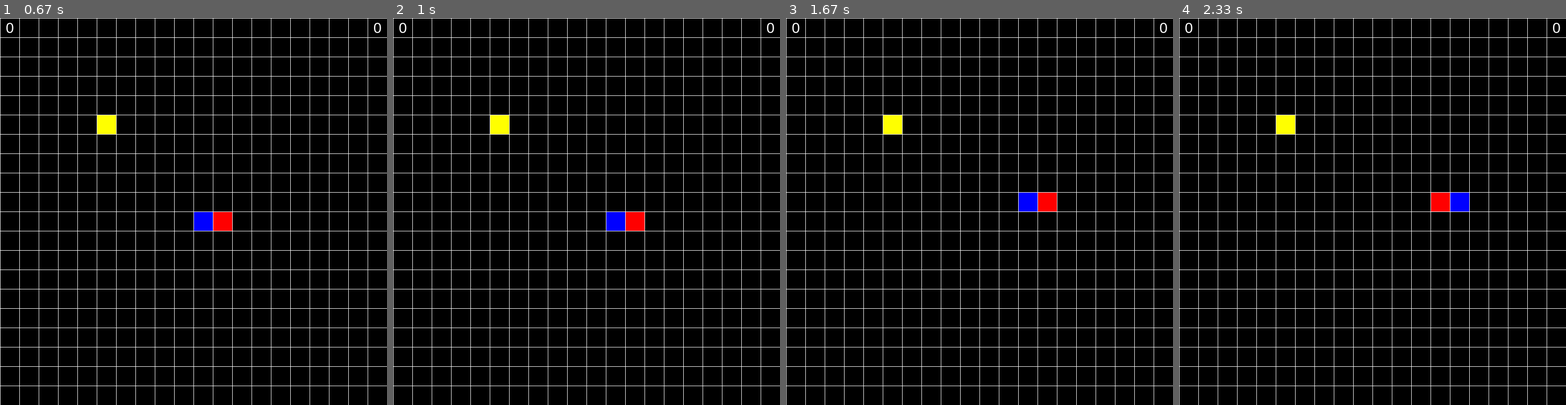
Above: before the commit, frames 1-4 (left to right).
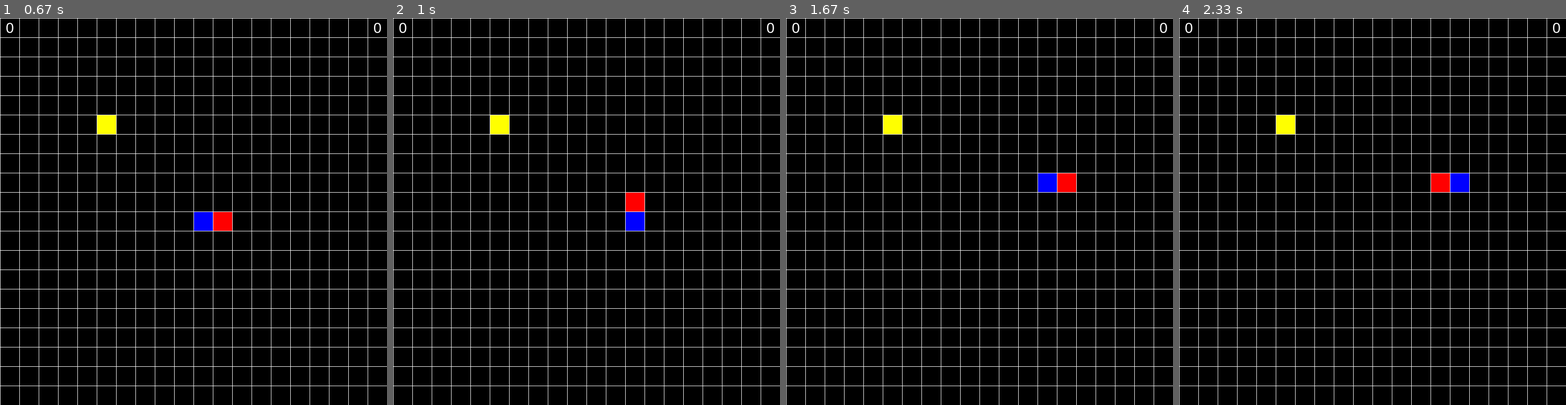
Above: after the commit, the same moments.

Repository: dlmashka/PP2_labs
Game: pygame game, started from Lab8/Snake.py
The game is run twice, just before and just after one commit, with the same random seed, the same clock (stepped at 60 frames per second) and the same inputs.
Inputs:
- Up to frame 1 (0.67 s): hold Right from 0.33 s (still down)
- Up to frame 2 (1 s): release Right at 0.8 s; hold Up from 0.83 s (still down)
- Up to frame 3 (1.67 s): release Up at 1.25 s; hold Right from 1.28 s (still down)
- Up to frame 4 (2.33 s): release Right at 1.8 s; hold Left from 1.83 s (still down)

Frame 1 is identical in both runs. In frame 2, 0.7% of the frame differs, in the area x 55-65%, y 45-55%; in frame 3, 1.0%, in the area x 60-75%, y 40-50%; in frame 4, 1.0%.

Commit message:
commit number?

Diff:
--- a/Lab8/Paint.py
+++ b/Lab8/Paint.py
@@ -75,75 +75,76 @@
 
 
 
-def drawSquare(screen, start, end, color):
-    x1 = start[0]
-    x2 = end[0]
-    y1 = start[1]
-    y2 = end[1]
-    mn = min(abs(x2 - x1), abs(y2 - y1))
-
-
-    if x2 > x1 and y2 > y1:
-        pygame.draw.rect(screen, pygame.Color(color), (x1, y1, mn, mn))
-    if y2 > y1 and x1 > x2:
-        pygame.draw.rect(screen, pygame.Color(color), (x2, y1, mn, mn))
-    if x1 > x2 and y1 > y2:
-        pygame.draw.rect(screen, pygame.Color(color), (x2, y2, mn, mn))
-    if x2 > x1 and y1 > y2:
-        pygame.draw.rect(screen, pygame.Color(color), (x1, y2, mn, mn))
-
-def drawRightTriangle(screen, start, end, color):
-    x1 = start[0]
-    x2 = end[0]
-    y1 = start[1]
-    y2 = end[1]
-
-    if x2 > x1 and y2 > y1:
-        pygame.draw.polygon(screen, pygame.Color(color), ((x1, y1), (x2, y2), (x1, y2)))
-    if y2 > y1 and x1 > x2:
-        pygame.draw.polygon(screen, pygame.Color(color), ((x1, y1), (x2, y2), (x1, y2)))
-    if x1 > x2 and y1 > y2:
-        pygame.draw.polygon(screen, pygame.Color(color), ((x1, y1), (x2, y2), (x2, y1)))
-    if x2 > x1 and y1 > y2:
-        pygame.draw.polygon(screen, pygame.Color(color), ((x1, y1), (x2, y2), (x2, y1)))
-
-
-def drawEquilateralTriangle(screen, start, end, width, color):
-    x1 = start[0]
-    x2 = end[0]
-    y1 = start[1]
-    y2 = end[1]
-
-    width_b = abs(x2 - x1)
-    height = (3**0.5) * width_b / 2
-
-    if y2 > y1:
-        pygame.draw.polygon(screen, pygame.Color(color), ((x1, y2), (x2, y2), ((x1 + x2) / 2, y2 - height)), width)
-    else:
-        pygame.draw.polygon(screen, pygame.Color(color), ((x1, y1), (x2, y1), ((x1 + x2) / 2, y1 - height)))
-
-
-def drawRhombus(screen, start, end, width, color):
-    x1 = start[0]
-    x2 = end[0]
-    y1 = start[1]
-    y2 = end[1]
-    pygame.draw.lines(screen, pygame.Color(color), True, (((x1 + x2) / 2, y1), (x1, (y1 + y2) / 2), ((x1 + x2) / 2, y2), (x2, (y1 + y2) / 2)), width)
+# def drawSquare(screen, start, end, color):
+#     x1 = start[0]
+#     x2 = end[0]
+#     y1 = start[1]
+#     y2 = end[1]
+#     mn = min(abs(x2 - x1), abs(y2 - y1))
+
+
+#     if x2 > x1 and y2 > y1:
+#         pygame.draw.rect(screen, pygame.Color(color), (x1, y1, mn, mn))
+#     if y2 > y1 and x1 > x2:
+#         pygame.draw.rect(screen, pygame.Color(color), (x2, y1, mn, mn))
+#     if x1 > x2 and y1 > y2:
+#         pygame.draw.rect(screen, pygame.Color(color), (x2, y2, mn, mn))
+#     if x2 > x1 and y1 > y2:
+#         pygame.draw.rect(screen, pygame.Color(color), (x1, y2, mn, mn))
+
+# def drawRightTriangle(screen, start, end, color):
+#     x1 = start[0]
+#     x2 = end[0]
+#     y1 = start[1]
+#     y2 = end[1]
+
+#     if x2 > x1 and y2 > y1:
+#         pygame.draw.polygon(screen, pygame.Color(color), ((x1, y1), (x2, y2), (x1, y2)))
+#     if y2 > y1 and x1 > x2:
+#         pygame.draw.polygon(screen, pygame.Color(color), ((x1, y1), (x2, y2), (x1, y2)))
+#     if x1 > x2 and y1 > y2:
+#         pygame.draw.polygon(screen, pygame.Color(color), ((x1, y1), (x2, y2), (x2, y1)))
+#     if x2 > x1 and y1 > y2:
+#         pygame.draw.polygon(screen, pygame.Color(color), ((x1, y1), (x2, y2), (x2, y1)))
+
+
+# def drawEquilateralTriangle(screen, start, end, width, color):
+    # x1 = start[0]
+    # x2 = end[0]
+    # y1 = start[1]
+    # y2 = end[1]
+#
+    # width_b = abs(x2 - x1)
+    # height = (3**0.5) * width_b / 2
+#
+    # if y2 > y1:
+        # pygame.draw.polygon(screen, pygame.Color(color), ((x1, y2), (x2, y2), ((x1 + x2) / 2, y2 - height)), width)
+    # else:
+        # pygame.draw.polygon(screen, pygame.Color(color), ((x1, y1), (x2, y1), ((x1 + x2) / 2, y1 - height)))
+
+
+# def drawRhombus(screen, start, end, width, color):
+    # x1 = start[0]
+    # x2 = end[0]
+    # y1 = start[1]
+    # y2 = end[1]
+    # pygame.draw.lines(screen, pygame.Color(color), True, (((x1 + x2) / 2, y1), (x1, (y1 + y2) / 2), ((x1 + x2) / 2, y2), (x2, (y1 + y2) / 2)), width)
 
 print('''
 r - прямоугольник
 c - круг
-s - квадрат
-t - прямоугольный треугольник
-u - равносторонний треугольник
-h - ромб
-p - ручка
 e - стерка
 q - очистить экран
 1 - черный, 2 - зеленый, 3 - красный, 4 - синий, 5 - жёлтый
 + - увеличить
 - - уменьшить
 ''')
+# s - квадрат
+# t - прямоугольный треугольник
+# u - равносторонний треугольник
+# h - ромб
+# p - ручка
+
 
 while True:
     for event in pygame.event.get():
@@ -160,8 +161,8 @@
                 mode = 'pen'
             if event.key == pygame.K_e:
                 mode = 'erase'
-            if event.key == pygame.K_s:
-                mode = 'square'
+            # if event.key == pygame.K_s:
+            #     mode = 'square'
             if event.key == pygame.K_q:
                 screen.fill(pygame.Color('white'))
 
@@ -175,15 +176,15 @@
                 color = 'blue'
             if event.key == pygame.K_5:
                 color = 'yellow'
-            if event.key == pygame.K_t:
-                mode = 'right_tri'
-            if event.key == pygame.K_u:
-                mode = 'eq_tri'
-            if event.key == pygame.K_h:
-                mode = 'rhombus'
-            if event.key == pygame.K_KP_PLUS:
+            # if event.key == pygame.K_t:
+            #     mode = 'right_tri'
+            # if event.key == pygame.K_u:
+            #     mode = 'eq_tri'
+            # if event.key == pygame.K_h:
+            #     mode = 'rhombus'
+            if event.key == pygame.K_KP_PLUS: #pygame.K_PLUS:
                 radius = min(200, radius + 1)
-            if event.key == pygame.K_KP_MINUS:
+            if event.key == pygame.K_KP_MINUS: #pygame.K_MINUS:
                 radius = max(1, radius - 1)
 
 
@@ -199,14 +200,14 @@
                 drawRectangle(screen, prevPos, event.pos, radius, color)
             elif mode == 'circle':
                 drawCircle(screen, prevPos, event.pos, radius, color)
-            elif mode == 'square':
-                drawSquare(screen, prevPos, event.pos, color)
-            elif mode == 'right_tri':
-                drawRightTriangle(screen, prevPos, event.pos, color)
-            elif mode == 'eq_tri':
-                drawEquilateralTriangle(screen, prevPos, event.pos, radius, color)
-            elif mode == 'rhombus':
-                drawRhombus(screen, prevPos, event.pos, radius, color)
+            # elif mode == 'square':
+            #     drawSquare(screen, prevPos, event.pos, color)
+            # elif mode == 'right_tri':
+            #     drawRightTriangle(screen, prevPos, event.pos, color)
+            # elif mode == 'eq_tri':
+            #     drawEquilateralTriangle(screen, prevPos, event.pos, radius, color)
+            # elif mode == 'rhombus':
+            #     drawRhombus(screen, prevPos, event.pos, radius, color)
             draw = False
 
 
--- a/Lab8/Racer.py
+++ b/Lab8/Racer.py
@@ -15,7 +15,7 @@
 screen = pygame.display.set_mode((WIDTH, HEIGHT))        #creating a screen
 clock = pygame.time.Clock()                              #frequency of updates
 pygame.display.set_caption("RACER")                      #screen name
-road = pygame.image.load(r'C:\Users\User\OneDrive\Документы\4 курс 7 семестр\Принципы программирования II Нүптебек Е.Н\Lab8_2version\street.png')                 #background loading
+road = pygame.image.load(r'C:\Users\User\OneDrive\Документы\4 курс 7 семестр\Принципы программирования II Нүптебек Е.Н\Лабки\Lab8\street.png')                 #background loading
 font = pygame.font.SysFont(None, 50)        #fonts
 defeat_font = pygame.font.SysFont(None, 150)
 a = []                                               #points counter
@@ -23,7 +23,7 @@
 class Player(pygame.sprite.Sprite):
     def __init__(self):
         super().__init__()
-        self.image = pygame.image.load(r'C:\Users\User\OneDrive\Документы\4 курс 7 семестр\Принципы программирования II Нүптебек Е.Н\Lab8_2version\player.png')              #loading the player's car
+        self.image = pygame.image.load(r'C:\Users\User\OneDrive\Документы\4 курс 7 семестр\Принципы программирования II Нүптебек Е.Н\Лабки\Lab8\player.png')              #loading the player's car
         self.surf = pygame.Surface((40, 60))                       #creating a surface for an object with size
         self.rect = self.surf.get_rect(center=(400, 500))      #creating a rectangle as the surface of an object
         self.speed = 5                                         #number of steps on which car will move                                     #Amount of steps
@@ -47,7 +47,7 @@
 class Enemy(pygame.sprite.Sprite): #Enemy car
     def __init__(self):
         super().__init__()
-        self.image = pygame.image.load(r'C:\Users\User\OneDrive\Документы\4 курс 7 семестр\Принципы программирования II Нүптебек Е.Н\Lab8_2version\enemy.png')          #loading the enemy car
+        self.image = pygame.image.load(r'C:\Users\User\OneDrive\Документы\4 курс 7 семестр\Принципы программирования II Нүптебек Е.Н\Лабки\Lab8\enemy.png')          #loading the enemy car
         self.surf = pygame.Surface((40, 60))
         self.rect = self.surf.get_rect(center=(random.randint(0, WIDTH - 40), -100))   #the appearance of objects outside the screen
         self.speed = random.randint(3, 5)                                              #random speed in the specified range
@@ -73,7 +73,7 @@
         self.rect = self.surf.get_rect(center=(random.randint(0, WIDTH - 40), -100))
         self.speed = random.randint(1, 5)
         self.random_number = random.randint(0, 5)
-        self.images = [pygame.image.load(r'C:\Users\User\OneDrive\Документы\4 курс 7 семестр\Принципы программирования II Нүптебек Е.Н\Lab8_2version\coin_1.png'), pygame.image.load(r'C:\Us …(114 unchanged characters)…
+        self.images = [pygame.image.load(r'C:\Users\User\OneDrive\Документы\4 курс 7 семестр\Принципы программирования II Нүптебек Е.Н\Лабки\Lab8\coin_1.png'), pygame.image.load(r'C:\Us …(114 unchanged characters)…
         self.supcoin()
 
     def move(self):
--- a/Lab8/Snake.py
+++ b/Lab8/Snake.py
@@ -1,9 +1,10 @@
-import random
+import random #importing the random module
 import time
 
 import pygame
 
-pygame.init()
+pygame.init()  # запуск всех модулей pygame, чтобы можно было создавать окно и использовать графику
+
 WIDTH, HEIGHT = 800, 800
 BLACK = (0, 0, 0)
 WHITE = (255, 255, 255)
@@ -16,17 +17,17 @@
 BLOCK_SIZE = 40
 pygame.display.set_caption('Snake v0')
 
-
+#Точка на сетке
 class Point:
     def __init__(self, x, y):
         self.x = x
         self.y = y
 
-
+#Еда для змейки
 class Food:
     def __init__(self, x, y, type):
         self.location = Point(x, y)
-        self.type = type #if 1-normal if 2-big
+        self.type = type #1 - обычная еда, 2 - еда для роста
         self.time = time.time()
 
     @property
@@ -61,7 +62,7 @@
                 )
             )
 
-
+#Змейка
 class Snake:
     def __init__(self):
         self.points = [
@@ -72,9 +73,10 @@
         self.food_eaten = 0
         self.level = 0
 
+#Рисуем змейку
     def update(self):
         head = self.points[0]
-
+#head - голова змейки, тело - остальное
         pygame.draw.rect(
             SCREEN,
             RED,
@@ -84,7 +86,7 @@
                 BLOCK_SIZE,
                 BLOCK_SIZE,
             )
-        )
+        )#body - тело змейки
         for body in self.points[1:]:
             pygame.draw.rect(
                 SCREEN,
@@ -100,14 +102,14 @@
         self.occupied_squares = set() # Clear set of occupied squares
         for point in self.points:
             self.occupied_squares.add((point.x, point.y))
-
+#Движение змейки
     def move(self, dx, dy):
         for idx in range(len(self.points) - 1, 0, -1):
             self.points[idx].x = self.points[idx - 1].x
-            self.points[idx].y = self.points[idx - 1].y
+            self.points[idx].y = self.points[idx - 1].y #Каждый сегмент принимает позицию предыдущего. С конца к началу.
 
         self.points[0].x += dx
-        self.points[0].y += dy
+        self.points[0].y += dy #Голова змейки двигается в направлении (dx, dy)
 
         head = self.points[0]
         if head.x > WIDTH // BLOCK_SIZE:
@@ -117,8 +119,9 @@
         elif head.y > HEIGHT // BLOCK_SIZE:
             return False
         elif head.y < 0:
-            return False
-
+            return False #Проверка выхода за границы. Если вышли — возвращаем False.
+
+#Проверка съела ли еду
     def check_collision(self, food):
         if self.points[0].x != food.x:
             return False
@@ -126,13 +129,14 @@
             return False
         return True
 
-
+#Рисуем сетку
 def draw_grid():
     for x in range(0, WIDTH, BLOCK_SIZE):
         pygame.draw.line(SCREEN, WHITE, (x, 0), (x, HEIGHT), width=1)
     for y in range(0, HEIGHT, BLOCK_SIZE):
         pygame.draw.line(SCREEN, WHITE, (0, y), (WIDTH, y), width=1)
 
+#Счётчик еды и уровень
 def get_counter_text(snake):
     counter = snake.food_eaten
     level = snake.level
@@ -145,18 +149,20 @@
     SCREEN.blit(count_text, count_text_rect)
     SCREEN.blit(level_text, level_text_rect)
 
+#Текст «END» при проигрыше
 def get_end_text():
     font = pygame.font.SysFont('Arial', 100)
     end_text = font.render('END', True, RED)
-    end_text_rect = end_text.get_rect(center=(WIDTH//2, HEIGHT//2))
-    SCREEN.blit(end_text, end_text_rect)
-
+    end_text_rect = end_text.get_rect(center=(WIDTH//2, HEIGHT//2)) #центрируем текст
+    SCREEN.blit(end_text, end_text_rect) #рисуем текст на экран
+
+#Генерация позиции еды
 def generate_food_position(snake):
     x_food = random.randint(0, WIDTH // BLOCK_SIZE - 1)
-    y_food = random.randint(0, HEIGHT // BLOCK_SIZE - 1)
-    postion = (x_food, y_food)
-
-    if postion in snake.occupied_squares:
+    y_food = random.randint(0, HEIGHT // BLOCK_SIZE - 1) #выбирает случайную клетку для еды по горизонтали и вертикали.
+    postion = (x_food, y_food) # Проверка, чтобы еда не появилась на змейке или за границами экрана
+
+    if postion in snake.occupied_squares: #если еда появляется на змейке, то генерируем новую позицию
         return generate_food_position(snake)
     elif x_food > WIDTH // BLOCK_SIZE:
         return generate_food_position(snake)
@@ -167,19 +173,21 @@
     elif y_food < 0:
         return generate_food_position(snake)
 
-    return x_food, y_food
-
-def main():
+    return x_food, y_food #возвращаем координаты еды
+
+def main(): #главная функция
     running = True
     snake = Snake()
     food = Food(5, 5, 1)
     dx, dy = 0, 0
-    multip_time = 1
-
+    multip_time = 1.5
+
+#Цикл игры
     while running:
         SCREEN.fill(BLACK)
         get_counter_text(snake)
 
+#Обработка нажатий клавиш
         for event in pygame.event.get():
             if event.type == pygame.QUIT:
                 running = False
@@ -191,12 +199,13 @@
                 elif event.key == pygame.K_LEFT:
                     dx, dy = -1, 0
                 elif event.key == pygame.K_RIGHT:
-                    dx, dy = +1, 0
-
+                    dx, dy = +1, 0 #движение змейки в зависимости от нажатой клавиши
+
+# Двигаем змейку, проверяем выход за границы
         if(snake.move(dx, dy) == False):
             get_end_text()
 
-
+# Съела ли еду
         if snake.check_collision(food):
             if(food.type == 2):
                 snake.points.append(Point(food.x, food.y))
@@ -221,6 +230,7 @@
                 snake.level += 1
                 multip_time *= 1.5
 
+#Обновление еды по времени
         if(time.time() - food.time > 5):
             x_food, y_food = generate_food_position(snake)
             type_of_food = random.randint(1, 10)
@@ -233,10 +243,10 @@
             else:
                 food.type = 2
 
+#Рисуем все объекты
         food.update()
         snake.update()
         draw_grid()
-
         pygame.display.flip()
         clock.tick(3*multip_time)
 
